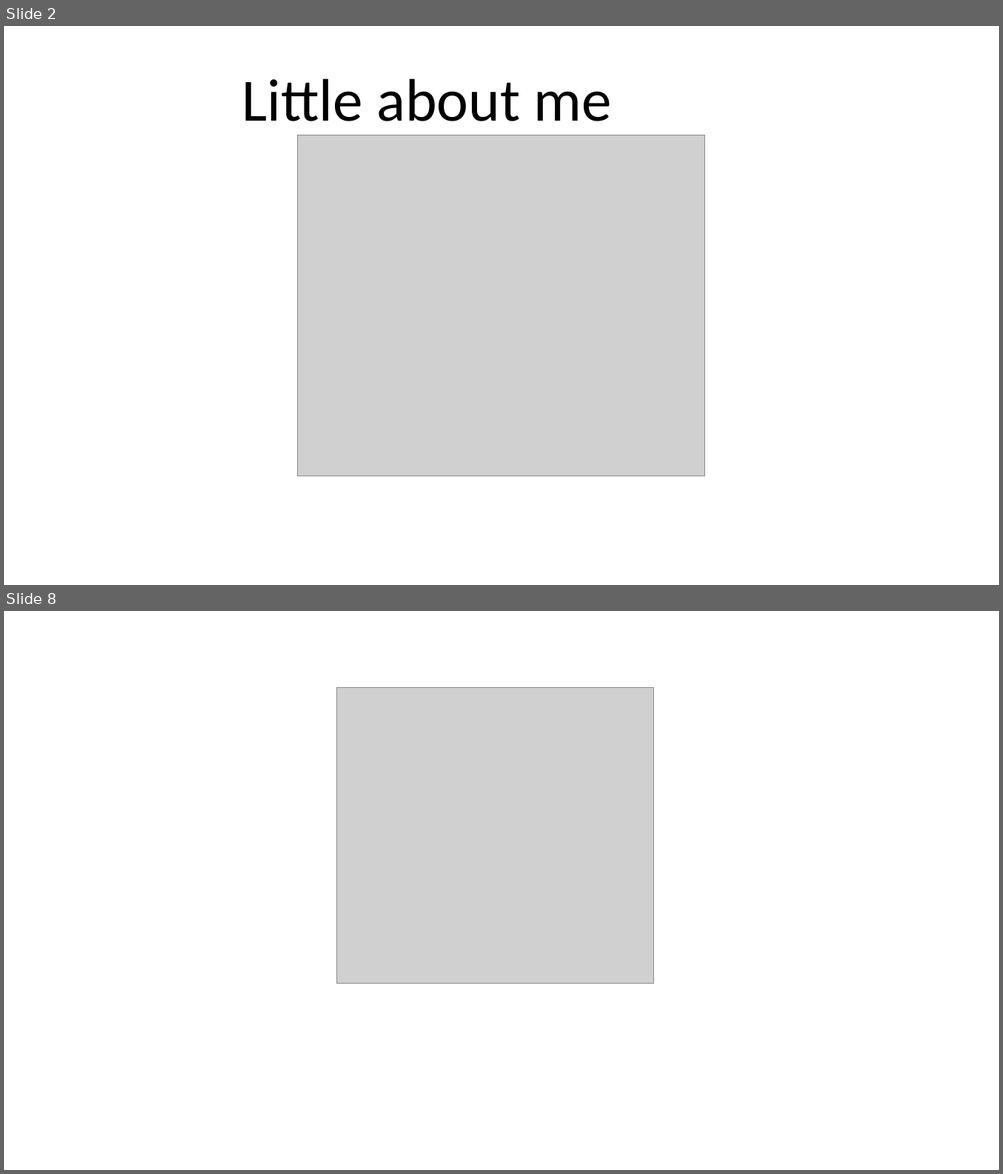
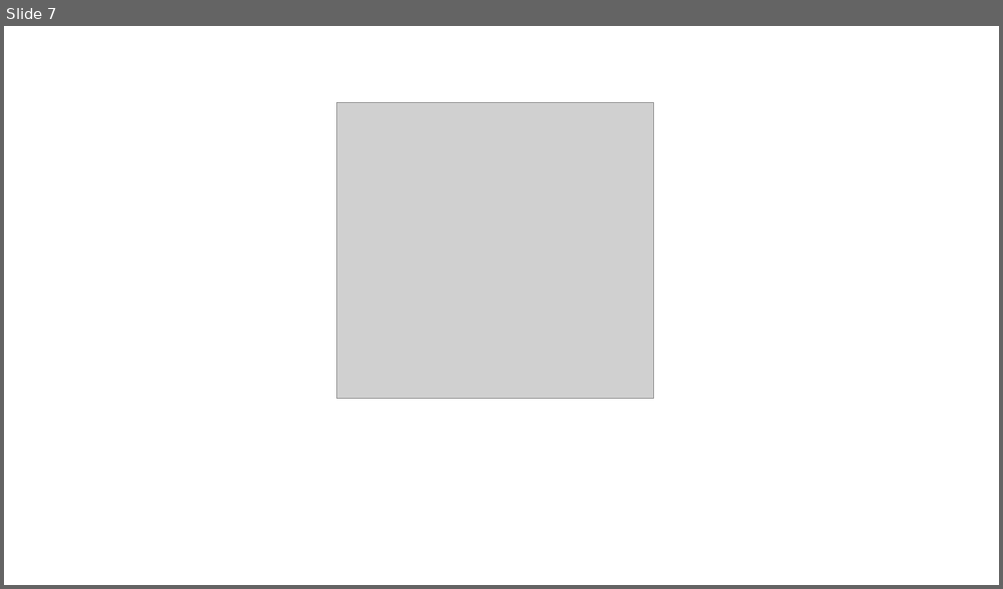
Before and after one commit to kburnell/EfCodeFirstMagicUnicornAndBeyond, a slide deck: EfMagicUnicornEdAndBeyond_SkylineTemplate.ppt. Shown one above the other, each under a label of ours: slides 2 and 8 before the commit, slide 7 after it; the slides between them are not shown. The pictures are 1003x1174 and 1003x589 pixels, drawn with LibreOffice and Linux fonts; fonts in the diff are those of the drawing; grey boxes stand for pictures; background and template pictures are left out. Boxes give left, top, right and bottom in pixels: in the first picture for what was removed or moved away, otherwise in the second. Text is boxed around its words. In the diff, an @@ line names an element or a change of style, - is before the commit and + after.

```diff
--- a/EfMagicUnicornEdAndBeyond_SkylineTemplate.ppt
+++ b/EfMagicUnicornEdAndBeyond_SkylineTemplate.ppt
@@ slide 2 removed at (4, 26, 999, 585), background picture (left out) @@
@@ title removed at (242, 79, 612, 121) @@
-Little about me
@@ picture removed at (298, 135, 705, 476) @@
@@ what was slide 8 is now slide 7 @@
```
Also in this commit, not shown: 3 slides changed, 6 slides added, 6 other slides removed, 59 other files.
